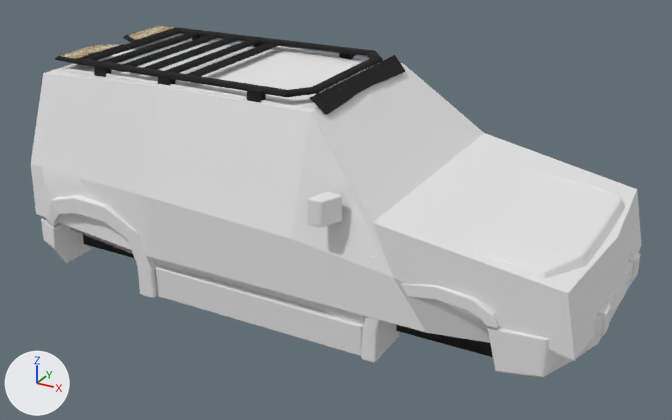
The FBX model meshes/trucks/leopard5.fbx, before and after one commit.
The view is the same before and after, from a 50 mm camera at (0.0344, -0.0575, 0.0382) aimed at (0.0027, 0.0001, 0.0094). Arrows for +X, +Y and +Z are at lower left; the lights stay in place. The picture after the commit comes second. Where no turn or scale is listed for an object, it has been applied to the vertices.

In view in the first picture: 'cdt_leopard5_body', 'leopard5_vis_body', 'leopard5_vis_chassis', 'roof' and 1 more.
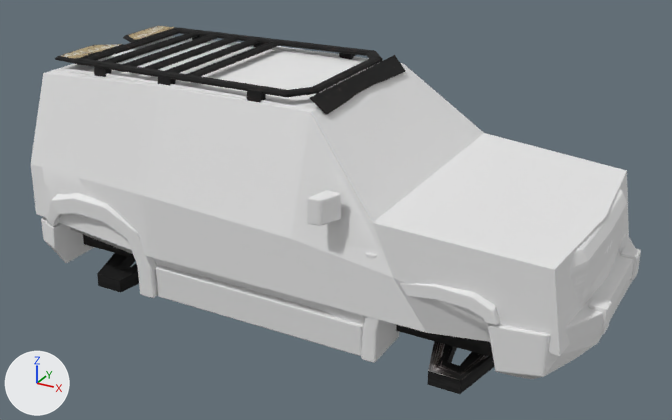
Boxes [x1, y1, x2, y2] around the edits, measured in the pictures (672 x 420 px; the box of a moved part takes in the faces that stretch with it):
```json
{"object": "cdt_leopard5_body", "change": "reshaped", "before": [31, 41, 641, 360], "after": [31, 41, 629, 356]}
{"object": "leopard5_vis_suspension", "change": "added", "after": [97, 253, 495, 394], "on screen": "mostly hidden"}
{"part": 1, "of": "me_leopard5_vis_body", "change": "moved or reshaped", "before": [597, 303, 611, 336], "after": [588, 297, 612, 335]}
{"part": 2, "of": "me_leopard5_vis_body", "change": "moved or reshaped", "before": [338, 93, 635, 377], "after": [305, 93, 635, 376]}
{"part": 3, "of": "me_leopard5_vis_body", "change": "moved or reshaped", "before": [54, 195, 157, 269], "after": [52, 193, 157, 269], "on screen": "mostly hidden"}
{"part": 4, "of": "me_cdt_leopard5_body", "change": "moved or reshaped", "before": [373, 133, 641, 360], "after": [373, 133, 629, 356]}
```

Edits to the scene script, one JSON object a line:
```json
{"block": "me_cdt_leopard5_body", "where": "# used by ob_cdt_leopard5_body; location = (0.0, 0.0, 0.00532)"}
{"op": "remove", "block": "me_cdt_leopard5_body", "code": "me_cdt_leopard5_body.from_pydata(...)  # 42 vertices, 40 faces; spans x -0.0234..0.0247, y -0.0099..0.0099, z 0.0018..0.0143"}
{"op": "add", "block": "me_cdt_leopard5_body", "code": "me_cdt_leopard5_body.from_pydata(...)  # 42 vertices, 40 faces; spans x -0.0234..0.0238, y -0.0099..0.0099, z 0.0018..0.0143"}
{"block": "me_cdt_leopard5_body", "change": "me_cdt_leopard5_body part 4: all 9 vertices in x 0.0218..0.0247, y -0.0091..0.0091, z 0.0018..0.0066 are scaled about their middle by (1, 1, 1.29), then moved by (-0.0009, 0.0, 0.0006)"}
{"block": "me_leopard5_vis_body", "where": "me_leopard5_vis_body.from_pydata(...)  # 2561 vertices, 2462 faces; spans x -0.0239..0.0247, y -0.011..0.011, z -0.0008..0.0153"}
{"block": "me_leopard5_vis_body", "where": "# used by ob_leopard5_vis_body; location = (0.0, 0.0, 0.0045)"}
{"block": "me_leopard5_vis_body", "change": "me_leopard5_vis_body part 1: the loose piece of 56 vertices spanning x 0.0235..0.0247, y -0.0049..-0.0035, z 0.0027..0.0044 is scaled about its middle by (1, 1, 1.1), then moved by (0.0, 0.0, 0.0002)"}
{"block": "me_leopard5_vis_body", "change": "me_leopard5_vis_body part 2: 423 of 2561 vertices moved; they spanned x 0.0067..0.0246, y -0.0098..0.0098, z 0.0021..0.0094 and now span x 0.0067..0.0246, y -0.0098..0.0098, z 0.0022..0.0095; mean shift (0.0, 0.0, 0.0006); largest move (0.019, 0.006, 0.0052) -> (0.019, 0.006, 0.007)"}
{"block": "me_leopard5_vis_body", "change": "me_leopard5_vis_body part 3: all 50 vertices in x -0.0185..-0.0086, y -0.0059..-0.0058, z 0.0034..0.0061 are moved by (0.0, 0.0, 0.0015)"}
{"op": "add", "block": "me_leopard5_vis_suspension", "code": ["me_leopard5_vis_suspension = bpy.data.meshes.new('leopard5_vis_suspension')", "me_leopard5_vis_suspension.from_pydata(...)  # 96 vertices, 88 faces; spans x -0.0165..0.0189, y -0.0088..0.0088, z 0.0026..0.0049", "me_leopard5_vis_suspension.materials.append(mat_chassis)  # picture img_leopard5_chassis__d_psd"]}
{"op": "add", "block": "ob_leopard5_vis_suspension", "code": ["ob_leopard5_vis_suspension = bpy.data.objects.new('leopard5_vis_suspension', me_leopard5_vis_suspension)", "ob_leopard5_vis_suspension.location = (0.0, 0.0, 0.0)"]}
```
